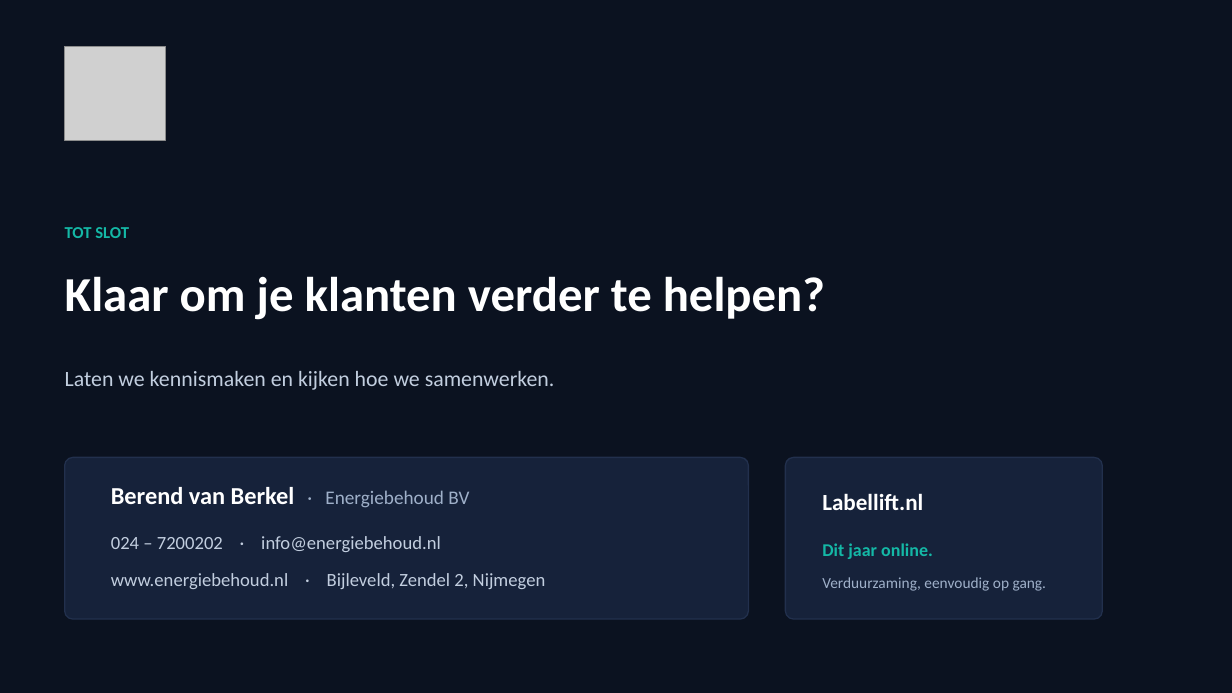
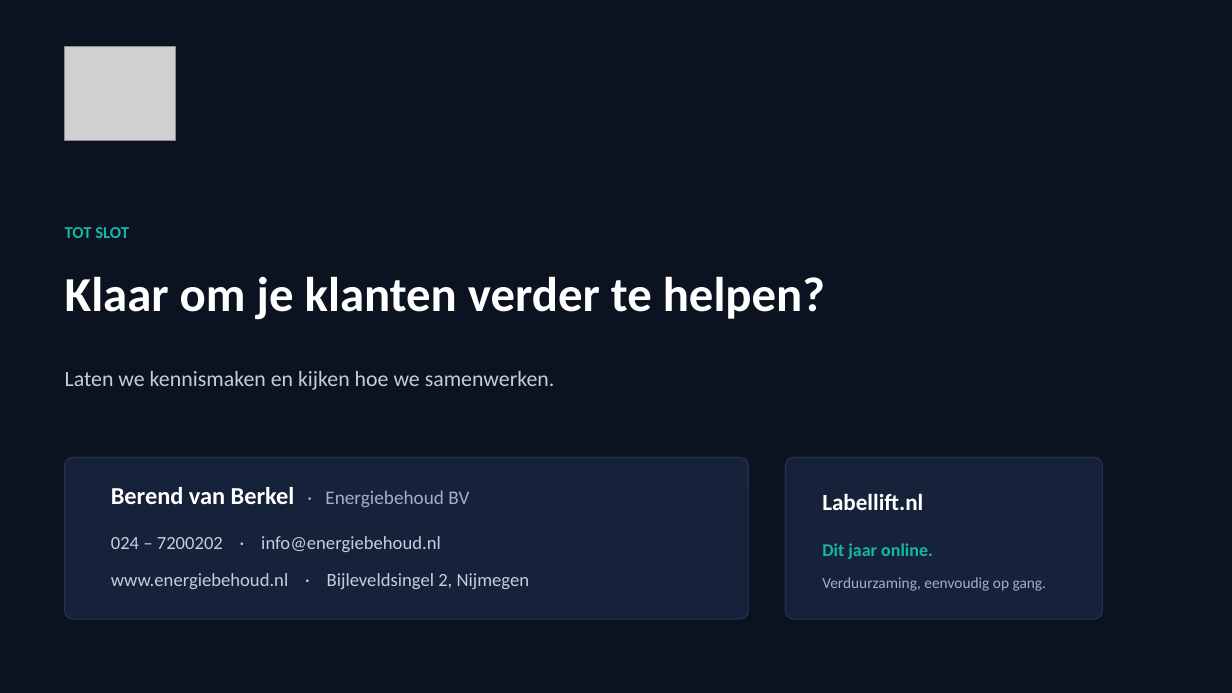
Before and after one commit to Energiebehoud/presentatie-makelaars, a slide deck: slide 14 of presentatie-makelaars.pptx. Drawn at 1232x693 pixels with LibreOffice and Linux fonts; fonts in the diff are those of the drawing; grey boxes stand for pictures. Boxes give left, top, right and bottom in pixels: in the first picture for what was removed or moved away, otherwise in the second. Text is boxed around its words. In the diff, an @@ line names an element or a change of style, - is before the commit and + after.

```diff
--- a/presentatie-makelaars.pptx
+++ b/presentatie-makelaars.pptx
@@ picture: place and size @@
-picture at [65,46,165,140]
+picture at [65,46,176,140]
@@ text at [111,573,530,589]: text changed @@
-www.energiebehoud.nl · Bijleveld, Zendel 2, Nijmegen
+www.energiebehoud.nl · Bijleveldsingel 2, Nijmegen
```
Also in this commit, not shown: 13 other slides changed, 2 other files.
